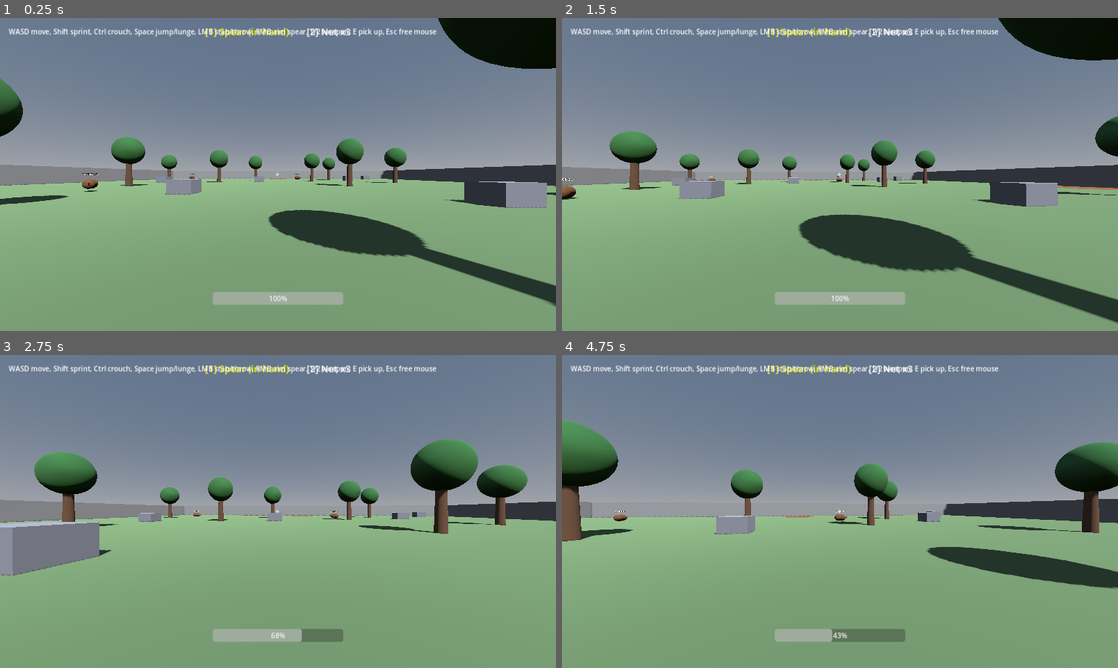
Above: before the commit, frames 1-4 (two rows, left to right).
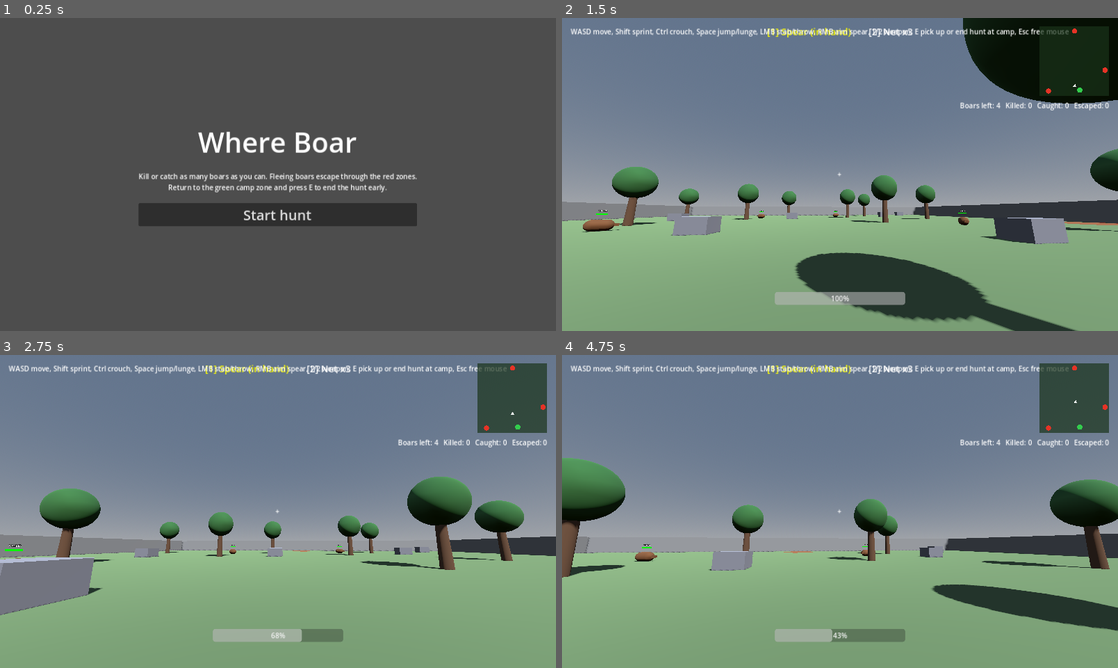
Above: after the commit, the same moments.

Repository: bageus/where-boar
Game: Godot game, scene res://game/bootstrap/app/main.tscn
Same seed, same stepped clock (60 frames per second), same inputs: the game is played once before the commit and once after it.
Inputs (mouse positions are in pixels of both pictures, inside the frame that each line leads up to):
- Up to frame 1 (0.25 s): no input
- Up to frame 2 (1.5 s): click (840, 215) at 0.5 s, where only the run after the commit has a clickable "Start hunt"; move the mouse to (867, 174) at 1.27 s; hold W (move_forward) from 1.28 s (still down); hold Right mouse button (aim) from 1.28 s (still down)
- Up to frame 3 (2.75 s): keep holding W (move_forward); tap Space (jump) at 1.52, 1.82, 2.27, 2.57 s; tap Ctrl (crouch) at 1.55, 2.1 s; move the mouse to (250, 511) at 2.02 s; release Right mouse button (aim) at 2.03 s; tap E (interact) at 2.3 s
- Up to frame 4 (4.75 s): keep holding W (move_forward); move the mouse to (851, 505) at 2.77 s; hold E (interact) 2.78-3.53 s; tap Shift (sprint) at 3.05, 3.6 s; move the mouse to (834, 517) at 3.52 s; tap Space (jump) at 3.77, 3.8, 4.07, 4.35, 4.52 s; move the mouse to (878, 514) at 4.27 s; hold Right mouse button (aim) from 4.28 s (still down)

The runs differ from the first frame. In frame 1, 99% of the frame differs, in the area x 0-100%, y 0-100%; in frame 2, 36%; in frame 3, 26%; in frame 4, 30%.

Commit message:
P2-005: hunt flow with start screen, goal HUD, return to camp and results
Also: boar health bar (green to red) and minimap with escape zones and camp.
CLAUDE.md: fallback to run the Godot install hook when it did not run.

Co-Authored-By: Claude Opus 5.5 <noreply@anthropic.com>
Claude-Session: https://claude.ai/code/session_01XSFBnjFKXLtHPaufcuGWLw

Diff:
--- a/game/bootstrap/app/main.gd
+++ b/game/bootstrap/app/main.gd
@@ -1,8 +1,42 @@
 extends Node
 
-## Composition root for the game application.
-## Instantiate and inject top-level modules here; do not put gameplay rules here.
+## Composition root: start screen -> hunt map -> results -> start screen (M007).
+
+const StartScene = preload("res://game/presentation/menus/public/start_screen.tscn")
+const ResultsScene = preload("res://game/presentation/menus/public/results_screen.tscn")
+const MapScene = preload("res://game/presentation/hunt_map/public/hunt_map.tscn")
+
+## The one screen or map shown now.
+var current: Node
 
 
 func _ready() -> void:
-	pass
+	show_start()
+
+
+func show_start() -> void:
+	var start := StartScene.instantiate()
+	_swap(start)
+	Input.mouse_mode = Input.MOUSE_MODE_VISIBLE
+	start.get_node("%Start").pressed.connect(start_hunt)
+
+
+func start_hunt() -> void:
+	var map := MapScene.instantiate()
+	map.hunt_ended.connect(_show_results, CONNECT_DEFERRED)
+	_swap(map)
+
+
+func _show_results(hunt: RefCounted) -> void:
+	var results := ResultsScene.instantiate()
+	_swap(results)
+	Input.mouse_mode = Input.MOUSE_MODE_VISIBLE
+	results.show_results(hunt)
+	results.get_node("%Again").pressed.connect(show_start)
+
+
+func _swap(next: Node) -> void:
+	if current:
+		current.queue_free()
+	current = next
+	add_child(next)
--- a/game/bootstrap/app/main.tscn
+++ b/game/bootstrap/app/main.tscn
@@ -1,9 +1,6 @@
-[gd_scene load_steps=3 format=3]
+[gd_scene load_steps=2 format=3]
 
 [ext_resource type="Script" path="res://game/bootstrap/app/main.gd" id="1_main"]
-[ext_resource type="PackedScene" path="res://game/presentation/hunt_map/public/hunt_map.tscn" id="2_map"]
 
 [node name="Main" type="Node"]
 script = ExtResource("1_main")
-
-[node name="HuntMap" parent="." instance=ExtResource("2_map")]
--- a/game/bootstrap/app/module.json
+++ b/game/bootstrap/app/module.json
@@ -8,6 +8,7 @@
   ],
   "public_api": [],
   "dependencies": [
-    "presentation.hunt_map"
+    "presentation.hunt_map",
+    "presentation.menus"
   ]
 }
--- a/game/bootstrap/app/tests/run_hunt_map_smoke_test.gd
+++ b/game/bootstrap/app/tests/run_hunt_map_smoke_test.gd
@@ -1,23 +1,35 @@
 extends SceneTree
 
-## Loads the main scene headless and checks the hunt wiring: boars spawn, see the hunter,
-## and react to a thrown net and spear.
+## Loads the main scene headless and checks the hunt wiring: start, boars spawn, see the hunter,
+## react to a thrown net and spear, the goal counts the capture and returning to camp shows results.
 
 const MainScene = preload("res://game/bootstrap/app/main.tscn")
+const BoarOutcome = preload("res://game/features/boar/public/boar_outcome.gd")
 
 var _frame := 0
 var _failures := 0
+var _main: Node
 var _map: Node3D
 
 
 func _initialize() -> void:
-	var main := MainScene.instantiate()
-	root.add_child(main)
-	_map = main.get_node("HuntMap")
+	_main = MainScene.instantiate()
+	root.add_child(_main)
 
 
 func _physics_process(_delta: float) -> bool:
 	_frame += 1
+	if _frame == 1:
+		_main.current.get_node("%Start").pressed.emit()
+		_map = _main.current
+		return false
+	if _frame == 122:
+		_check(_main.current.name == "ResultsScreen", "returning to camp shows results")
+		_check("caught 1" in _main.current.get_node("%Summary").text, "results list the caught boar")
+		print("hunt map smoke test: %d failure(s)" % _failures)
+		quit(1 if _failures else 0)
+	if _frame > 120:
+		return false
 	var hunter: CharacterBody3D = _map.get_node("Hunter")
 	var boars := _map.get_node("Boars").get_children()
 	match _frame:
@@ -46,8 +58,10 @@
 		120:
 			_check(boars[2].state_name() == "PANIC", "thrown spear hits and panics boar")
 			_check(not hunter.loadout.spear_in_hand and hunter.loadout.nets == 2, "loadout spent")
-			print("hunt map smoke test: %d failure(s)" % _failures)
-			quit(1 if _failures else 0)
+			_check(_map.hunt.remaining() == 3 and _map.hunt.count_all(BoarOutcome.Kind.CAPTURED) == 1, "goal counts the capture")
+			_check(boars[2].get_node("HealthBar/Fill").scale.x < 1.0, "health bar shrinks after a hit")
+			hunter.global_position = _map.get_node("ReturnPoint").global_position
+			hunter.interacted.emit()
 	return false
 
 
--- a/game/features/boar/public/boar_body.gd
+++ b/game/features/boar/public/boar_body.gd
@@ -4,6 +4,7 @@
 
 const Boar = preload("res://game/features/boar/domain/boar.gd")
 const BoarSenses = preload("res://game/features/boar/domain/boar_senses.gd")
+const BoarOutcome = preload("res://game/features/boar/public/boar_outcome.gd")
 
 # ASSUMPTION numbers (D013), tuned in phase 2. Flee and panic outrun a sprinting hunter (7 m/s).
 const WANDER_SPEED := 1.5
@@ -21,7 +22,10 @@
 const RAM_COOLDOWN := 1.0
 const KNOCK_DECAY := 6.0
 
-@export var type_id := "runner"
+## Fact: the boar's hunt ended (DEAD, CAPTURED or ESCAPED); kind is a BoarOutcome.Kind.
+signal outcome_reached(type_id: String, kind: int)
+
+@export var type_id := "common_brown"
 @export var max_health := 3
 
 ## Injected by the scene that spawns the boar.
@@ -37,8 +41,10 @@
 var _ram_cooldown := 0.0
 ## Last wall (XZ normal) the boar slid on, used to steer out of corners.
 var _wall := Vector2.ZERO
+var _reported := false
 
 @onready var _label: Label3D = $Label
+@onready var _health_fill: MeshInstance3D = $HealthBar/Fill
 
 
 func _ready() -> void:
@@ -64,6 +70,7 @@
 
 func _after_change() -> void:
 	_show_state()
+	_report_outcome()
 	if boar.state == Boar.State.DEAD:
 		rotation.z = PI / 2.0
 		get_tree().create_timer(CORPSE_SECONDS).timeout.connect(queue_free)
@@ -85,6 +92,7 @@
 	for zone in escape_zones:
 		BoarSenses.enter_zone(boar, pos, zone, ESCAPE_RADIUS)
 	if boar.state == Boar.State.ESCAPED:
+		_report_outcome()
 		queue_free()
 		return
 	if boar.state != before:
@@ -150,5 +158,16 @@
 	return Boar.State.keys()[boar.state]
 
 
+func _report_outcome() -> void:
+	var kind := boar.outcome_kind()
+	if kind != BoarOutcome.Kind.NONE and not _reported:
+		_reported = true
+		outcome_reached.emit(type_id, kind)
+
+
 func _show_state() -> void:
-	_label.text = "%s %d/%d" % [state_name(), boar.health, max_health]
+	_label.text = state_name()
+	# Health bar over the boar, green when full, red when nearly dead (section 16); shrinks to its centre.
+	var ratio := float(boar.health) / max_health
+	_health_fill.scale.x = maxf(ratio, 0.001)
+	(_health_fill.material_override as StandardMaterial3D).albedo_color = Color.RED.lerp(Color.GREEN, ratio)
--- a/game/features/boar/public/boar_body.tscn
+++ b/game/features/boar/public/boar_body.tscn
@@ -18,6 +18,26 @@
 material = SubResource("Mat_hide")
 size = Vector3(0.3, 0.25, 0.3)
 
+[sub_resource type="StandardMaterial3D" id="Mat_bar_back"]
+shading_mode = 0
+billboard_mode = 1
+billboard_keep_scale = true
+albedo_color = Color(0.1, 0.1, 0.1, 1)
+
+[sub_resource type="StandardMaterial3D" id="Mat_bar_fill"]
+resource_local_to_scene = true
+shading_mode = 0
+billboard_mode = 1
+billboard_keep_scale = true
+albedo_color = Color(0, 1, 0, 1)
+
+[sub_resource type="QuadMesh" id="Mesh_bar"]
+size = Vector2(1, 0.12)
+
+[sub_resource type="QuadMesh" id="Mesh_fill"]
+size = Vector2(1, 0.12)
+center_offset = Vector3(0, 0, 0.01)
+
 [node name="BoarBody" type="CharacterBody3D"]
 script = ExtResource("1_boar")
 
@@ -33,8 +53,19 @@
 transform = Transform3D(1, 0, 0, 0, 1, 0, 0, 0, 1, 0, 0.5, -0.9)
 mesh = SubResource("Mesh_snout")
 
+[node name="HealthBar" type="Node3D" parent="."]
+transform = Transform3D(1, 0, 0, 0, 1, 0, 0, 0, 1, 0, 1.4, 0)
+
+[node name="Back" type="MeshInstance3D" parent="HealthBar"]
+mesh = SubResource("Mesh_bar")
+material_override = SubResource("Mat_bar_back")
+
+[node name="Fill" type="MeshInstance3D" parent="HealthBar"]
+mesh = SubResource("Mesh_fill")
+material_override = SubResource("Mat_bar_fill")
+
 [node name="Label" type="Label3D" parent="."]
-transform = Transform3D(1, 0, 0, 0, 1, 0, 0, 0, 1, 0, 1.4, 0)
+transform = Transform3D(1, 0, 0, 0, 1, 0, 0, 0, 1, 0, 1.65, 0)
 billboard = 1
-font_size = 48
+font_size = 32
 text = "WANDER"
--- a/game/features/hunt/domain/hunt.gd
+++ /dev/null
@@ -1,30 +0,0 @@
-class_name Hunt
-extends RefCounted
-
-const BoarOutcome = preload("res://game/features/boar/public/boar_outcome.gd")
-
-## type_id -> BoarOutcome.Kind -> count
-var _counts: Dictionary = {}
-
-
-## Callers pass the public outcome; NONE means the boar was never counted.
-func record(type_id: String, kind: BoarOutcome.Kind) -> void:
-	if kind == BoarOutcome.Kind.NONE:
-		return
-	var per_type: Dictionary = _counts.get(type_id, {})
-	per_type[kind] = per_type.get(kind, 0) + 1
-	_counts[type_id] = per_type
-
-
-func count(type_id: String, kind: BoarOutcome.Kind) -> int:
-	return _counts.get(type_id, {}).get(kind, 0)
-
-
-## rewards: type_id -> {"dead": int, "captured": int}. Missing types pay nothing.
-func tusks(rewards: Dictionary) -> int:
-	var total := 0
-	for type_id in _counts:
-		var reward: Dictionary = rewards.get(type_id, {})
-		total += count(type_id, BoarOutcome.Kind.DEAD) * reward.get("dead", 0)
-		total += count(type_id, BoarOutcome.Kind.CAPTURED) * reward.get("captured", 0)
-	return total
--- a/game/features/hunt/module.json
+++ b/game/features/hunt/module.json
@@ -5,7 +5,9 @@
   "state_owner": [
     "Results of the current hunt"
   ],
-  "public_api": [],
+  "public_api": [
+    "public/hunt.gd"
+  ],
   "dependencies": [
     "features.boar"
   ]
--- /dev/null
+++ b/game/features/hunt/public/hunt.gd
@@ -0,0 +1,72 @@
+class_name Hunt
+extends RefCounted
+
+## Results of one hunt (M007): outcome counts per boar type and when the hunt is over.
+
+const BoarOutcome = preload("res://game/features/boar/public/boar_outcome.gd")
+
+## Tusks per boar type, GAME_SPEC section 15 (ASSUMPTION numbers, D013).
+const REWARDS := {
+	"common_brown": {"dead": 2, "captured": 4},
+	"runner_grey": {"dead": 4, "captured": 7},
+	"aggressive_red": {"dead": 6, "captured": 10},
+	"armored_black": {"dead": 8, "captured": 14},
+	"golden_tusk": {"dead": 10, "captured": 20},
+}
+
+## Boars on the map when the hunt started.
+var total := 0
+var returned := false
+## type_id -> BoarOutcome.Kind -> count
+var _counts: Dictionary = {}
+var _resolved := 0
+
+
+func _init(p_total: int = 0) -> void:
+	total = p_total
+
+
+## Callers pass the public outcome; NONE means the boar was never counted.
+func record(type_id: String, kind: BoarOutcome.Kind) -> void:
+	if kind == BoarOutcome.Kind.NONE:
+		return
+	var per_type: Dictionary = _counts.get(type_id, {})
+	per_type[kind] = per_type.get(kind, 0) + 1
+	_counts[type_id] = per_type
+	_resolved += 1
+
+
+func count(type_id: String, kind: BoarOutcome.Kind) -> int:
+	return _counts.get(type_id, {}).get(kind, 0)
+
+
+## Sum of one outcome over all types.
+func count_all(kind: BoarOutcome.Kind) -> int:
+	var sum := 0
+	for type_id in _counts:
+		sum += count(type_id, kind)
+	return sum
+
+
+func type_ids() -> Array:
+	return _counts.keys()
+
+
+## Boars still free on the map.
+func remaining() -> int:
+	return total - _resolved
+
+
+## The hunt ends when the hunter returns to camp or no free boars are left (section 07).
+func is_over() -> bool:
+	return returned or remaining() <= 0
+
+
+## rewards: type_id -> {"dead": int, "captured": int}. Missing types pay nothing.
+func tusks(rewards: Dictionary = REWARDS) -> int:
+	var total_tusks := 0
+	for type_id in _counts:
+		var reward: Dictionary = rewards.get(type_id, {})
+		total_tusks += count(type_id, BoarOutcome.Kind.DEAD) * reward.get("dead", 0)
+		total_tusks += count(type_id, BoarOutcome.Kind.CAPTURED) * reward.get("captured", 0)
+	return total_tusks
--- a/game/features/hunt/tests/run_hunt_tests.gd
+++ b/game/features/hunt/tests/run_hunt_tests.gd
@@ -1,13 +1,15 @@
 extends SceneTree
 
 const BoarOutcome = preload("res://game/features/boar/public/boar_outcome.gd")
-const Hunt = preload("res://game/features/hunt/domain/hunt.gd")
+const Hunt = preload("res://game/features/hunt/public/hunt.gd")
 
 
 func _init() -> void:
 	var failures := 0
 	failures += _check(_results_and_tusks(), "results count per type and tusks follow rewards")
 	failures += _check(_empty_hunt_pays_nothing(), "empty hunt has no results and no tusks")
+	failures += _check(_ends_when_no_boars_left(), "hunt ends when every boar is resolved")
+	failures += _check(_ends_on_return(), "hunt ends when the hunter returns early")
 	print("hunt tests: %d failure(s)" % failures)
 	quit(1 if failures else 0)
 
@@ -34,3 +36,18 @@
 	var hunt := Hunt.new()
 	hunt.record("runner", BoarOutcome.Kind.NONE)
 	return hunt.tusks({"runner": {"dead": 2, "captured": 5}}) == 0
+
+
+func _ends_when_no_boars_left() -> bool:
+	var hunt := Hunt.new(2)
+	hunt.record("common_brown", BoarOutcome.Kind.DEAD)
+	var open := not hunt.is_over() and hunt.remaining() == 1
+	hunt.record("golden_tusk", BoarOutcome.Kind.CAPTURED)
+	return open and hunt.is_over() and hunt.tusks() == 2 + 20 \
+		and hunt.count_all(BoarOutcome.Kind.DEAD) == 1
+
+
+func _ends_on_return() -> bool:
+	var hunt := Hunt.new(3)
+	hunt.returned = true
+	return hunt.is_over() and hunt.tusks() == 0
--- a/game/features/hunter/public/hunter.gd
+++ b/game/features/hunter/public/hunter.gd
@@ -24,6 +24,9 @@
 const STUN_SECONDS := 1.0
 
 enum Weapon { SPEAR, NET }
+
+## Fact: the hunter pressed interact (E); the map decides what it means, e.g. return to camp.
+signal interacted
 
 var stamina := Stamina.new()
 var loadout := Loadout.new()
@@ -61,6 +64,7 @@
 		weapon = Weapon.NET
 	elif event.is_action_pressed("interact"):
 		_pick_up()
+		interacted.emit()
 	_update_hud()
 
 
--- a/game/features/hunter/public/hunter.tscn
+++ b/game/features/hunter/public/hunter.tscn
@@ -73,4 +73,4 @@
 offset_top = 20.0
 offset_right = 900.0
 offset_bottom = 44.0
-text = "WASD move, Shift sprint, Ctrl crouch, Space jump/lunge, LMB stab/throw, RMB aim spear, 1/2 weapon, E pick up, Esc free mouse"
+text = "WASD move, Shift sprint, Ctrl crouch, Space jump/lunge, LMB stab/throw, RMB aim spear, 1/2 weapon, E pick up or end hunt at camp, Esc free mouse"
--- /dev/null
+++ b/game/presentation/hunt_map/hud/minimap.gd
@@ -0,0 +1,33 @@
+extends Control
+
+## Top-down minimap (D011): escape zones, the return point and the hunter. Boars are not shown.
+
+## Half the map's side in metres; the map is centred on the origin.
+const MAP_HALF_SIZE := 40.0
+const ZONE_RADIUS := 3.0
+
+var hunter: Node3D
+var escape_zones: Array[Vector2] = []
+var return_point := Vector2.ZERO
+
+
+func _process(_delta: float) -> void:
+	queue_redraw()
+
+
+func _draw() -> void:
+	draw_rect(Rect2(Vector2.ZERO, size), Color(0.1, 0.2, 0.1, 0.7))
+	var scale_px := size.x / (2.0 * MAP_HALF_SIZE)
+	for zone in escape_zones:
+		draw_circle(_to_px(zone), maxf(ZONE_RADIUS * scale_px, 4.0), Color(0.9, 0.2, 0.15))
+	draw_circle(_to_px(return_point), maxf(ZONE_RADIUS * scale_px, 4.0), Color(0.2, 0.8, 0.3))
+	if hunter:
+		var at := _to_px(Vector2(hunter.global_position.x, hunter.global_position.z))
+		var forward := Vector2(-hunter.global_basis.z.x, -hunter.global_basis.z.z).normalized()
+		draw_colored_polygon(PackedVector2Array([
+			at + forward * 7.0, at + forward.orthogonal() * 4.0, at - forward.orthogonal() * 4.0,
+		]), Color.WHITE)
+
+
+func _to_px(world: Vector2) -> Vector2:
+	return (world / (2.0 * MAP_HALF_SIZE) + Vector2(0.5, 0.5)) * size
--- /dev/null
+++ b/game/presentation/hunt_map/hud/minimap.tscn
@@ -0,0 +1,16 @@
+[gd_scene load_steps=2 format=3]
+
+[ext_resource type="Script" path="res://game/presentation/hunt_map/hud/minimap.gd" id="1_minimap"]
+
+[node name="Minimap" type="Control"]
+layout_mode = 3
+anchors_preset = 1
+anchor_left = 1.0
+anchor_right = 1.0
+offset_left = -180.0
+offset_top = 20.0
+offset_right = -20.0
+offset_bottom = 180.0
+grow_horizontal = 0
+mouse_filter = 2
+script = ExtResource("1_minimap")
--- a/game/presentation/hunt_map/module.json
+++ b/game/presentation/hunt_map/module.json
@@ -1,13 +1,14 @@
 {
   "id": "presentation.hunt_map",
   "layer": "presentation",
-  "purpose": "Grey-box hunt map scene: props, escape zones, boar spawn points and the hunter (D017).",
+  "purpose": "Grey-box hunt map scene: props, escape and return zones, boar spawn points, the hunter, goal HUD and minimap (D011, D017, M007).",
   "state_owner": [],
   "public_api": [
     "public/hunt_map.tscn"
   ],
   "dependencies": [
     "features.boar",
+    "features.hunt",
     "features.hunter"
   ]
 }
--- /dev/null
+++ b/game/presentation/hunt_map/props/return_point.tscn
@@ -0,0 +1,24 @@
+[gd_scene load_steps=3 format=3]
+
+[sub_resource type="StandardMaterial3D" id="Mat_return"]
+transparency = 1
+shading_mode = 0
+albedo_color = Color(0.2, 0.8, 0.3, 0.45)
+
+[sub_resource type="CylinderMesh" id="Mesh_return"]
+material = SubResource("Mat_return")
+top_radius = 3.0
+bottom_radius = 3.0
+height = 0.05
+
+[node name="ReturnPoint" type="Marker3D"]
+
+[node name="Disc" type="MeshInstance3D" parent="."]
+transform = Transform3D(1, 0, 0, 0, 1, 0, 0, 0, 1, 0, 0.03, 0)
+mesh = SubResource("Mesh_return")
+
+[node name="Label" type="Label3D" parent="."]
+transform = Transform3D(1, 0, 0, 0, 1, 0, 0, 0, 1, 0, 2, 0)
+billboard = 1
+font_size = 48
+text = "Camp: press E to end the hunt"
--- a/game/presentation/hunt_map/public/hunt_map.gd
+++ b/game/presentation/hunt_map/public/hunt_map.gd
@@ -1,11 +1,22 @@
 extends Node3D
 
-## Grey-box hunt map: spawns boars at random markers and gives them the hunter and escape zones.
+## Grey-box hunt map: spawns boars at random markers, counts their outcomes and ends the hunt (M007).
 
 const BoarScene = preload("res://game/features/boar/public/boar_body.tscn")
+const Hunt = preload("res://game/features/hunt/public/hunt.gd")
+const BoarOutcome = preload("res://game/features/boar/public/boar_outcome.gd")
+
+## Fact: the hunter returned to camp or no free boars are left.
+signal hunt_ended(hunt: Hunt)
 
 ## ASSUMPTION: boars per prototype hunt.
 const BOAR_COUNT := 4
+const RETURN_RADIUS := 3.0
+
+var hunt: Hunt
+
+@onready var _hunter: CharacterBody3D = $Hunter
+@onready var _goal: Label = $Hud/Goal
 
 
 func _ready() -> void:
@@ -14,9 +25,42 @@
 		zones.append(Vector2(zone.position.x, zone.position.z))
 	var spawns := $BoarSpawns.get_children()
 	spawns.shuffle()
-	for i in mini(BOAR_COUNT, spawns.size()):
+	hunt = Hunt.new(mini(BOAR_COUNT, spawns.size()))
+	for i in hunt.total:
 		var boar := BoarScene.instantiate()
-		boar.hunter = $Hunter
+		boar.hunter = _hunter
 		boar.escape_zones = zones
 		boar.position = spawns[i].position
+		boar.outcome_reached.connect(_on_outcome)
 		$Boars.add_child(boar)
+	_hunter.interacted.connect(_on_interacted)
+	var minimap := $Hud/Minimap
+	minimap.hunter = _hunter
+	minimap.escape_zones = zones
+	minimap.return_point = Vector2($ReturnPoint.position.x, $ReturnPoint.position.z)
+	_show_goal()
+
+
+func _on_outcome(type_id: String, kind: int) -> void:
+	if hunt.is_over():
+		return
+	hunt.record(type_id, kind)
+	_show_goal()
+	if hunt.is_over():
+		hunt_ended.emit(hunt)
+
+
+func _on_interacted() -> void:
+	if hunt.is_over() or _hunter.global_position.distance_to($ReturnPoint.global_position) > RETURN_RADIUS:
+		return
+	hunt.returned = true
+	hunt_ended.emit(hunt)
+
+
+func _show_goal() -> void:
+	_goal.text = "Boars left: %d   Killed: %d   Caught: %d   Escaped: %d" % [
+		hunt.remaining(),
+		hunt.count_all(BoarOutcome.Kind.DEAD),
+		hunt.count_all(BoarOutcome.Kind.CAPTURED),
+		hunt.count_all(BoarOutcome.Kind.ESCAPED),
+	]
--- a/game/presentation/hunt_map/public/hunt_map.tscn
+++ b/game/presentation/hunt_map/public/hunt_map.tscn
@@ -7,6 +7,8 @@
 [ext_resource type="PackedScene" path="res://game/presentation/hunt_map/props/rock.tscn" id="5_rock"]
 [ext_resource type="PackedScene" path="res://game/presentation/hunt_map/props/escape_zone.tscn" id="6_zone"]
 [ext_resource type="PackedScene" path="res://game/features/hunter/public/hunter.tscn" id="7_hunter"]
+[ext_resource type="PackedScene" path="res://game/presentation/hunt_map/props/return_point.tscn" id="8_return"]
+[ext_resource type="PackedScene" path="res://game/presentation/hunt_map/hud/minimap.tscn" id="9_minimap"]
 
 [sub_resource type="ProceduralSkyMaterial" id="Sky_mat"]
 
@@ -139,3 +141,21 @@
 
 [node name="Hunter" parent="." instance=ExtResource("7_hunter")]
 transform = Transform3D(1, 0, 0, 0, 1, 0, 0, 0, 1, 0, 0.1, 30)
+
+[node name="ReturnPoint" parent="." instance=ExtResource("8_return")]
+transform = Transform3D(1, 0, 0, 0, 1, 0, 0, 0, 1, 6, 0, 33)
+
+[node name="Hud" type="CanvasLayer" parent="."]
+
+[node name="Goal" type="Label" parent="Hud"]
+anchors_preset = 1
+anchor_left = 1.0
+anchor_right = 1.0
+offset_left = -560.0
+offset_top = 190.0
+offset_right = -20.0
+offset_bottom = 216.0
+grow_horizontal = 0
+horizontal_alignment = 2
+
+[node name="Minimap" parent="Hud" instance=ExtResource("9_minimap")]
--- /dev/null
+++ b/game/presentation/menus/module.json
@@ -0,0 +1,15 @@
+{
+  "id": "presentation.menus",
+  "layer": "presentation",
+  "purpose": "Full-screen menus around a hunt: start screen and hunt results (M007).",
+  "state_owner": [],
+  "public_api": [
+    "public/start_screen.tscn",
+    "public/results_screen.tscn",
+    "public/results_screen.gd"
+  ],
+  "dependencies": [
+    "features.boar",
+    "features.hunt"
+  ]
+}
--- /dev/null
+++ b/game/presentation/menus/public/results_screen.gd
@@ -0,0 +1,22 @@
+extends CenterContainer
+
+## Hunt results (M007): boars killed, caught and escaped per type, and the tusks earned.
+
+const Hunt = preload("res://game/features/hunt/public/hunt.gd")
+const BoarOutcome = preload("res://game/features/boar/public/boar_outcome.gd")
+
+
+func show_results(hunt: Hunt) -> void:
+	var lines: PackedStringArray = []
+	for type_id in hunt.type_ids():
+		lines.append("%s: killed %d, caught %d, escaped %d" % [
+			type_id,
+			hunt.count(type_id, BoarOutcome.Kind.DEAD),
+			hunt.count(type_id, BoarOutcome.Kind.CAPTURED),
+			hunt.count(type_id, BoarOutcome.Kind.ESCAPED),
+		])
+	if lines.is_empty():
+		lines.append("No boars this time.")
+	lines.append("")
+	lines.append("Tusks earned: %d" % hunt.tusks())
+	%Summary.text = "\n".join(lines)
--- /dev/null
+++ b/game/presentation/menus/public/results_screen.tscn
@@ -0,0 +1,33 @@
+[gd_scene load_steps=2 format=3]
+
+[ext_resource type="Script" path="res://game/presentation/menus/public/results_screen.gd" id="1_results"]
+
+[node name="ResultsScreen" type="CenterContainer"]
+anchors_preset = 15
+anchor_right = 1.0
+anchor_bottom = 1.0
+grow_horizontal = 2
+grow_vertical = 2
+script = ExtResource("1_results")
+
+[node name="Box" type="VBoxContainer" parent="."]
+layout_mode = 2
+theme_override_constants/separation = 24
+
+[node name="Title" type="Label" parent="Box"]
+layout_mode = 2
+theme_override_font_sizes/font_size = 48
+text = "Hunt over"
+horizontal_alignment = 1
+
+[node name="Summary" type="Label" parent="Box"]
+unique_name_in_owner = true
+layout_mode = 2
+theme_override_font_sizes/font_size = 24
+horizontal_alignment = 1
+
+[node name="Again" type="Button" parent="Box"]
+unique_name_in_owner = true
+layout_mode = 2
+theme_override_font_sizes/font_size = 32
+text = "Hunt again"
--- /dev/null
+++ b/game/presentation/menus/public/start_screen.tscn
@@ -0,0 +1,30 @@
+[gd_scene format=3]
+
+[node name="StartScreen" type="CenterContainer"]
+anchors_preset = 15
+anchor_right = 1.0
+anchor_bottom = 1.0
+grow_horizontal = 2
+grow_vertical = 2
+
+[node name="Box" type="VBoxContainer" parent="."]
+layout_mode = 2
+theme_override_constants/separation = 24
+
+[node name="Title" type="Label" parent="Box"]
+layout_mode = 2
+theme_override_font_sizes/font_size = 64
+text = "Where Boar"
+horizontal_alignment = 1
+
+[node name="Goal" type="Label" parent="Box"]
+layout_mode = 2
+text = "Kill or catch as many boars as you can. Fleeing boars escape through the red zones.
+Return to the green camp zone and press E to end the hunt early."
+horizontal_alignment = 1
+
+[node name="Start" type="Button" parent="Box"]
+unique_name_in_owner = true
+layout_mode = 2
+theme_override_font_sizes/font_size = 32
+text = "Start hunt"
Not shown: 1 places in game/features/boar/public/boar_body.tscn that only renumber resources
Renamed: game/features/hunt/domain/hunt.gd.uid -> game/features/hunt/public/hunt.gd.uid
Not shown, added: game/presentation/hunt_map/hud/minimap.gd.uid
Not shown: 1 places in game/presentation/hunt_map/public/hunt_map.tscn that only renumber resources
Not shown, added: game/presentation/menus/public/results_screen.gd.uid
Not shown, changed: ACTIVE_TASK.md
Not shown, changed: BACKLOG.md
Not shown, changed: CLAUDE.md
Not shown, changed: GAME_SPEC.md
Not shown, changed: PROJECT_STATE.md
